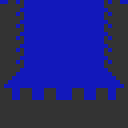
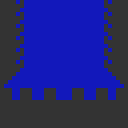
Layers edited between the first and the second (128, 128) image:
painted on "Background" over [0, 0, 128, 4]
